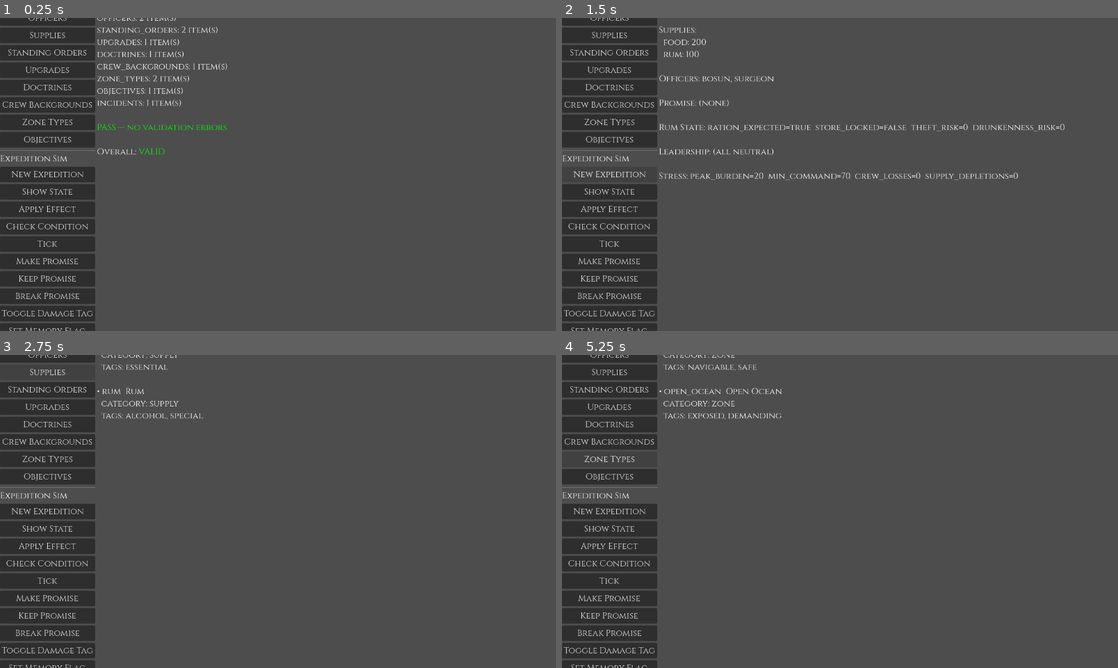
Above: before the commit, frames 1-4 (two rows, left to right).
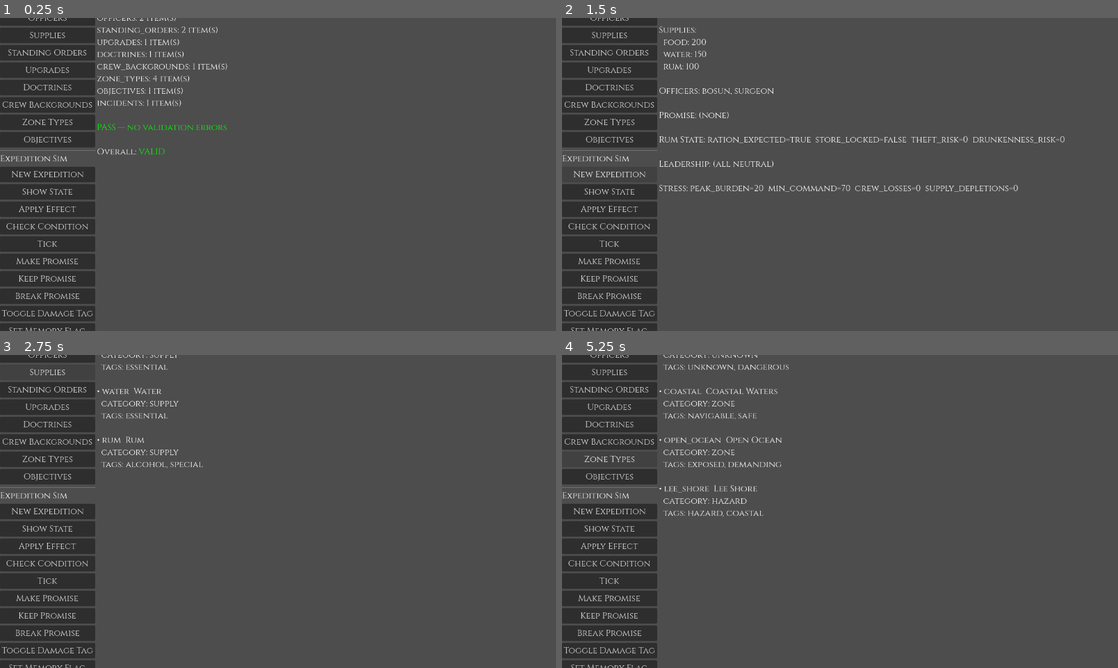
Above: after the commit, the same moments.

Repository: mcgrj/deadreckoning
Game: Godot game, scene res://test/ContentDebugScene.tscn
Two runs of this game, one before a commit and one after it. Both use one fixed random seed, a clock stepped at 60 frames per second and the inputs below.
Inputs:
- Up to frame 1 (0.25 s): no input
- Up to frame 2 (1.5 s): click "New Expedition" at 0.5 s; click "New Expedition" at 1.25 s
- Up to frame 3 (2.75 s): click "Supplies" at 2 s
- Up to frame 4 (5.25 s): click "Standing Orders" at 2.75 s; click "Upgrades" at 3.5 s; click "Doctrines" at 4.25 s; click "Zone Types" at 5 s

The runs differ from the first frame. In frame 1, less than 0.1% of the frame differs, in the area x 27-35%, y 18-21%; in frame 2, 2.6%, in the area x 17-91%, y 10-56%; in frame 3, 0.4%; in frame 4, 1.2%.

Commit message:
feat(stage-3): add water supply and lee_shore/unknown_zone content
Co-Authored-By: Claude Sonnet 4.6 <noreply@anthropic.com>

Diff:
--- /dev/null
+++ b/game/content/supplies/water.tres
@@ -0,0 +1,14 @@
+[gd_resource type="Resource" script_class="SupplyDef" format=3]
+
+[ext_resource type="Script" path="res://src/content/resources/SupplyDef.gd" id="1_water"]
+
+[resource]
+script = ExtResource("1_water")
+starting_amount = 150
+daily_consumption = 3
+low_threshold = 30
+critical_threshold = 15
+id = "water"
+display_name = "Water"
+category = "supply"
+tags = Array[String](["essential"])
--- /dev/null
+++ b/game/content/zone_types/lee_shore.tres
@@ -0,0 +1,15 @@
+[gd_resource type="Resource" script_class="ZoneTypeDef" format=3]
+
+[ext_resource type="Script" path="res://src/content/resources/ZoneTypeDef.gd" id="1_leesh"]
+
+[resource]
+script = ExtResource("1_leesh")
+consumption_modifier = 1.0
+ship_wear_modifier = 1.8
+burden_delta_per_tick = 1
+incident_weight_modifier = 1.4
+eligible_incident_tags = Array[String](["storm", "navigation", "crisis"])
+id = "lee_shore"
+display_name = "Lee Shore"
+category = "hazard"
+tags = Array[String](["hazard", "coastal"])
--- /dev/null
+++ b/game/content/zone_types/unknown_zone.tres
@@ -0,0 +1,16 @@
+[gd_resource type="Resource" script_class="ZoneTypeDef" format=3]
+
+[ext_resource type="Script" path="res://src/content/resources/ZoneTypeDef.gd" id="1_unkzn"]
+
+[resource]
+script = ExtResource("1_unkzn")
+consumption_modifier = 1.1
+ship_wear_modifier = 1.3
+burden_delta_per_tick = 2
+incident_weight_modifier = 2.0
+eligible_incident_tags = Array[String]([])
+suppressed_incident_tags = Array[String]([])
+id = "unknown_zone"
+display_name = "Unknown Waters"
+category = "unknown"
+tags = Array[String](["unknown", "dangerous"])
--- a/game/test/RouteMapTest.gd
+++ b/game/test/RouteMapTest.gd
@@ -21,6 +21,7 @@
 	_test_route_node()
 	_test_route_map_factory()
 	_test_route_map_navigation()
+	_test_zone_types()
 	_finish()
 
 
@@ -205,3 +206,38 @@
 	# advance_tick is a no-op when not travelling
 	map.advance_tick()
 	check(map.ticks_remaining == 0, "advance_tick no-op when not travelling")
+
+
+# --- Zone types ---
+
+func _test_zone_types() -> void:
+	print("-- Zone types --")
+
+	var lee = ContentRegistry.get_by_id("zone_types", "lee_shore") as ZoneTypeDef
+	check(lee != null, "lee_shore loads from ContentRegistry")
+	check(lee.id == "lee_shore", "lee_shore id correct")
+	check(lee.display_name == "Lee Shore", "lee_shore display_name correct")
+	check(lee.category == "hazard", "lee_shore category is hazard")
+	check(is_equal_approx(lee.consumption_modifier, 1.0), "lee_shore consumption_modifier 1.0")
+	check(is_equal_approx(lee.ship_wear_modifier, 1.8), "lee_shore ship_wear_modifier 1.8")
+	check(lee.burden_delta_per_tick == 1, "lee_shore burden_delta_per_tick 1")
+	check(is_equal_approx(lee.incident_weight_modifier, 1.4), "lee_shore incident_weight_modifier 1.4")
+	check("storm" in lee.eligible_incident_tags, "lee_shore eligible_incident_tags has storm")
+	check("navigation" in lee.eligible_incident_tags, "lee_shore eligible_incident_tags has navigation")
+	check("crisis" in lee.eligible_incident_tags, "lee_shore eligible_incident_tags has crisis")
+
+	var unk = ContentRegistry.get_by_id("zone_types", "unknown_zone") as ZoneTypeDef
+	check(unk != null, "unknown_zone loads from ContentRegistry")
+	check(unk.id == "unknown_zone", "unknown_zone id correct")
+	check(unk.display_name == "Unknown Waters", "unknown_zone display_name correct")
+	check(unk.category == "unknown", "unknown_zone category is unknown")
+	check(is_equal_approx(unk.consumption_modifier, 1.1), "unknown_zone consumption_modifier 1.1")
+	check(is_equal_approx(unk.ship_wear_modifier, 1.3), "unknown_zone ship_wear_modifier 1.3")
+	check(unk.burden_delta_per_tick == 2, "unknown_zone burden_delta_per_tick 2")
+	check(is_equal_approx(unk.incident_weight_modifier, 2.0), "unknown_zone incident_weight_modifier 2.0")
+
+	var water = ContentRegistry.get_by_id("supplies", "water") as SupplyDef
+	check(water != null, "water supply loads from ContentRegistry")
+	check(water.id == "water", "water id correct")
+	check(water.daily_consumption > 0, "water daily_consumption > 0")
+	check(water.critical_threshold > 0, "water critical_threshold > 0")
